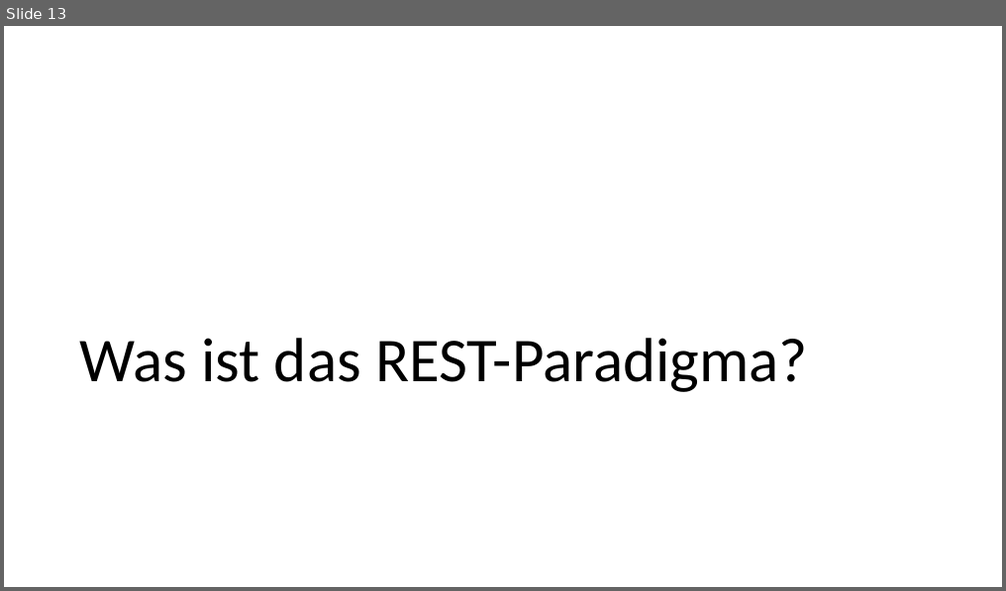
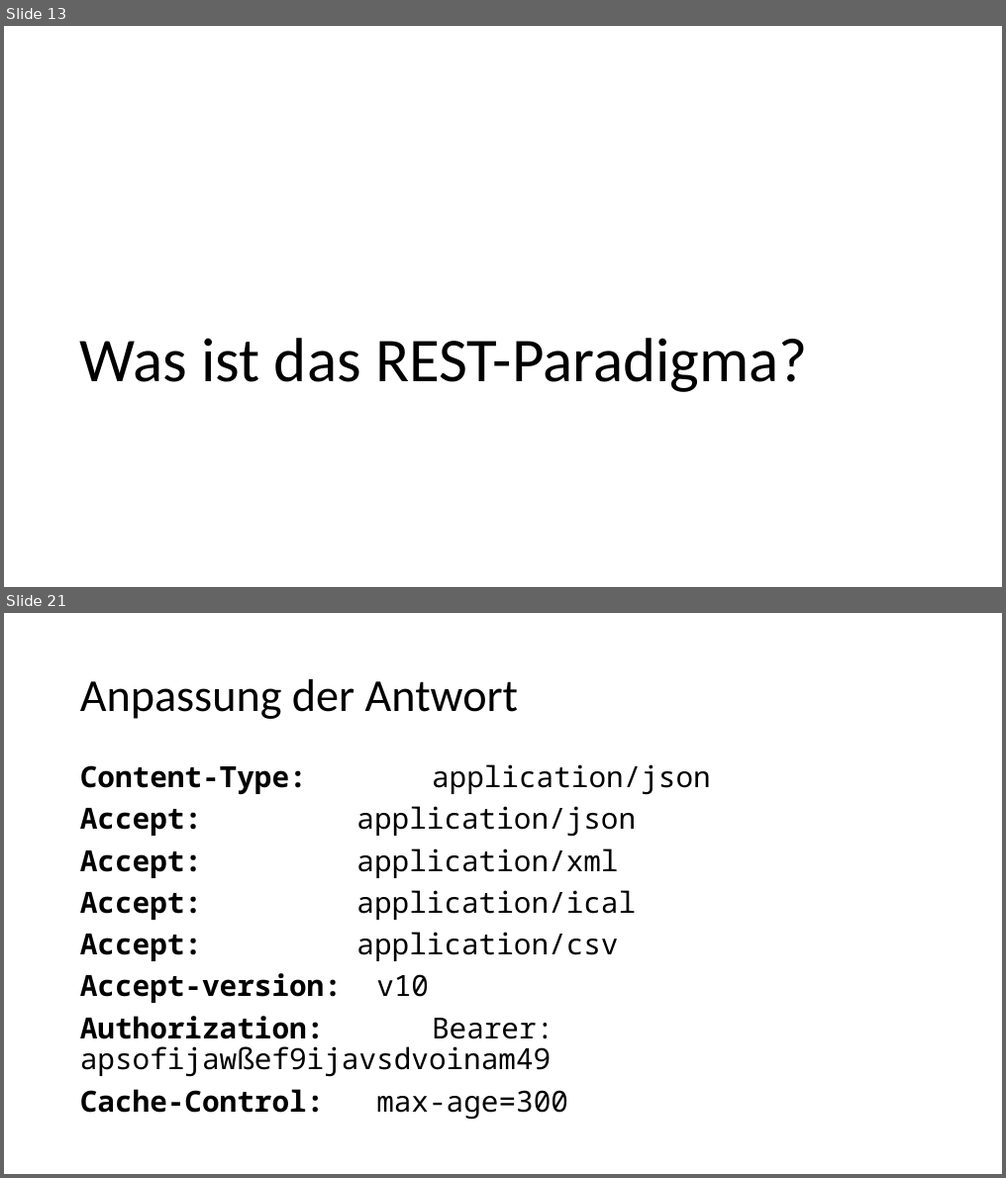
Before and after one commit to nordlb-public/techtalks, a slide deck: 01-api-design/präsentation.pptx. Shown one above the other, each under a label of ours: slide 13 before the commit, slides 13 and 21 after it; the slides between them are not shown. The pictures are 1006x591 and 1006x1178 pixels, drawn with LibreOffice and Linux fonts; fonts in the diff are those of the drawing. Boxes give left, top, right and bottom in pixels: in the first picture for what was removed or moved away, otherwise in the second. Text is boxed around its words. In the diff, an @@ line names an element or a change of style, - is before the commit and + after.

```diff
--- a/01-api-design/präsentation.pptx
+++ b/01-api-design/präsentation.pptx
@@ slide 21 added at bbox=[4, 613, 1002, 1174], background #FFFFFF @@
@@ title added at bbox=[80, 679, 518, 719], 44 pt, text #000000 @@
+Anpassung der Antwort
@@ text added at bbox=[80, 764, 711, 1120], 28 pt, text #000000 @@
+Content-Type: application/json
+Accept: application/json
+Accept: application/xml
+Accept: application/ical
+Accept: application/csv
+Accept-version: v10
+Authorization: Bearer: apsofijawßef9ijavsdvoinam49
+Cache-Control: max-age=300
```
Also in this commit, not shown: 3 slides changed, 4 other slides added.
